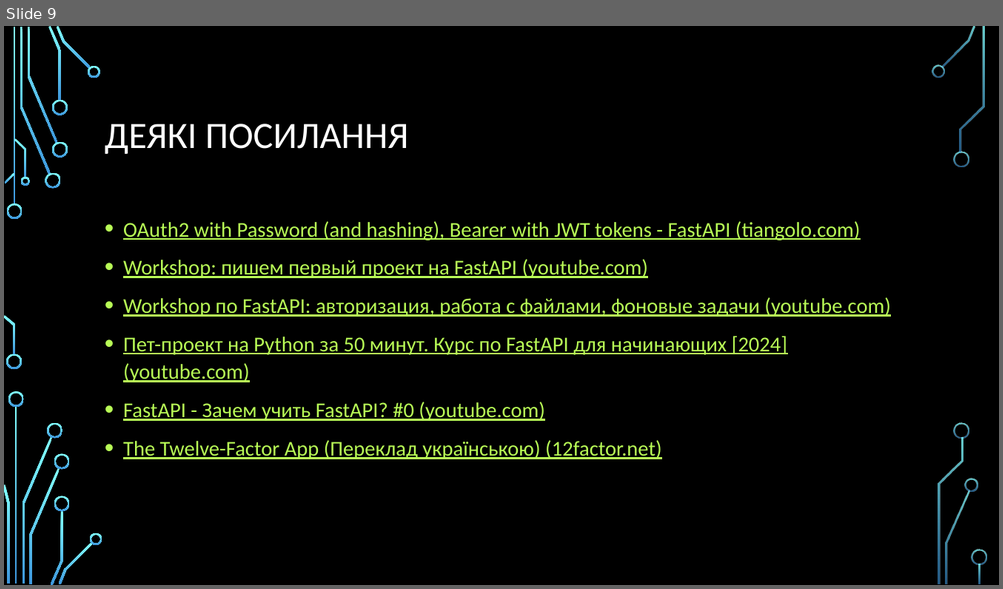
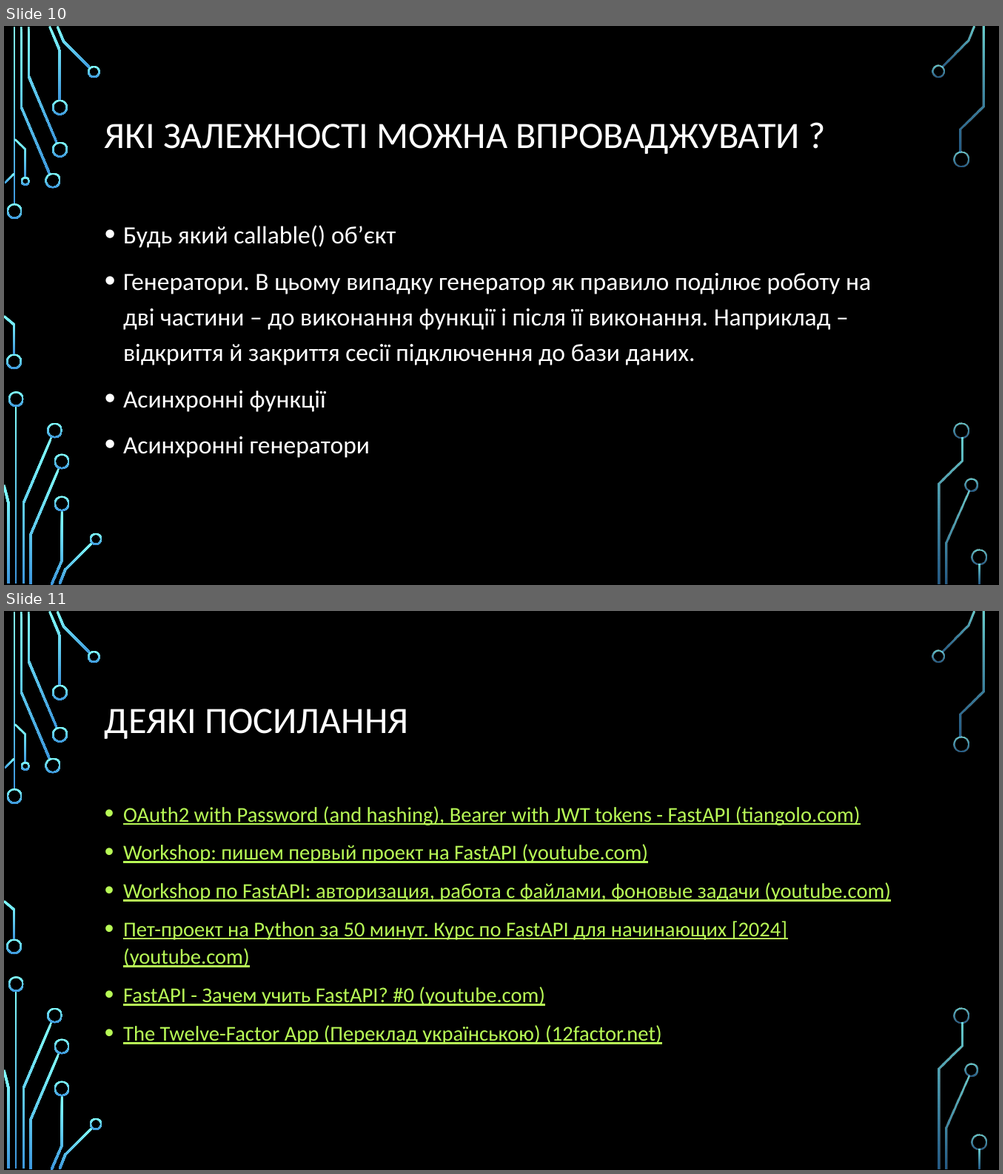
Before and after one commit to VasylKolomiiets/Lesson_11_fastAPI, a slide deck: FastAPI.pptx. Shown one above the other, each under a label of ours: slide 9 before the commit, slides 10 and 11 after it. The pictures are 1003x589 and 1003x1174 pixels, drawn with LibreOffice and Linux fonts; fonts in the diff are those of the drawing; background and template pictures are left out. Boxes give left, top, right and bottom in pixels: in the first picture for what was removed or moved away, otherwise in the second. Text is boxed around its words. In the diff, an @@ line names an element or a change of style, - is before the commit and + after.

```diff
--- a/FastAPI.pptx
+++ b/FastAPI.pptx
@@ slide 10 added at (4, 26, 999, 585), background picture (left out); not listed: 36 template elements that a slide beside it also shows @@
@@ title added at (105, 124, 800, 154), 36 pt, text #FFFFFF @@
+ЯКІ ЗАЛЕЖНОСТІ МОЖНА ВПРОВАДЖУВАТИ ?
@@ text added at (123, 225, 871, 458), 24 pt, text #FFFFFF @@
+• Будь який callable() об’єкт
+• Генератори. В цьому випадку генератор як правило поділює роботу на дві частини – до виконання функції і після її виконання. Наприклад – відкриття й закриття сесії підключення до бази даних.
+• Асинхронні функції
+• Асинхронні генератори
@@ what was slide 9 is now slide 11 @@
```
Also in this commit, not shown: 1 other slide added, 3 other files.
